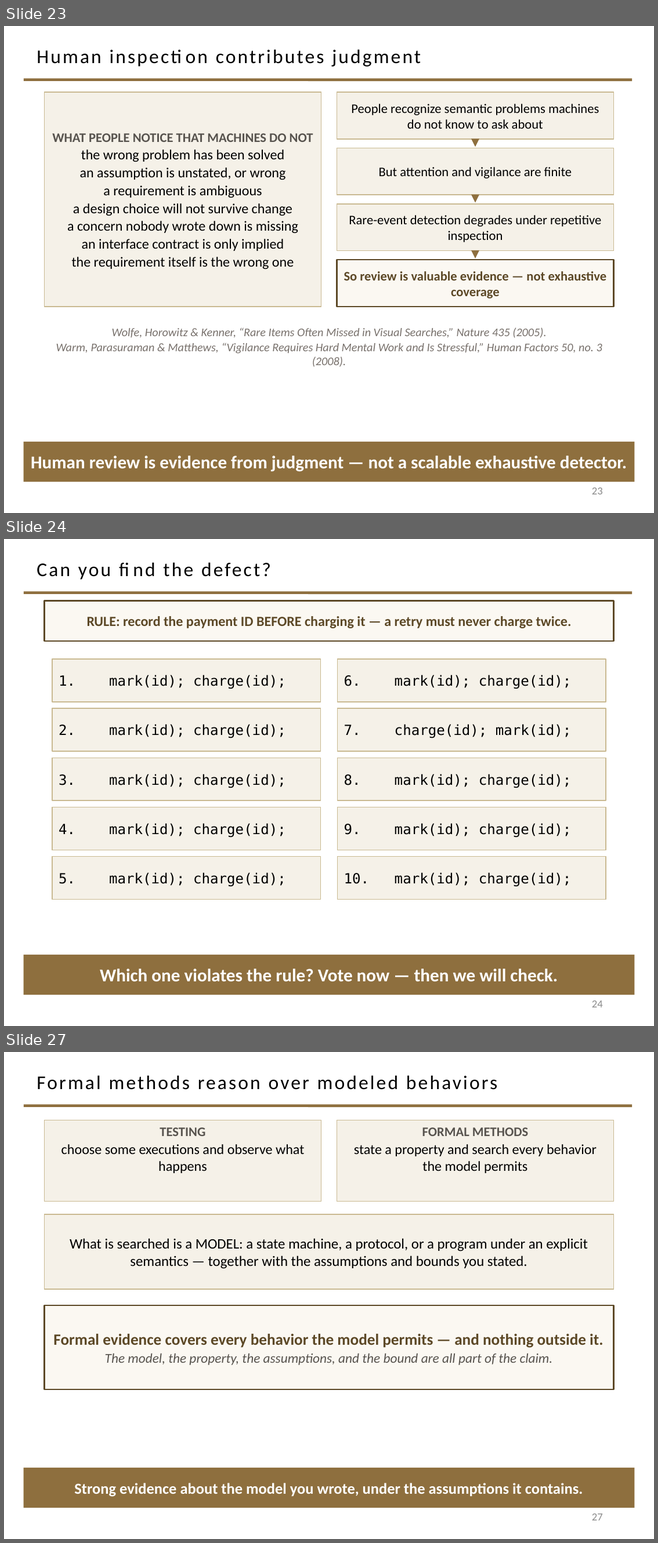
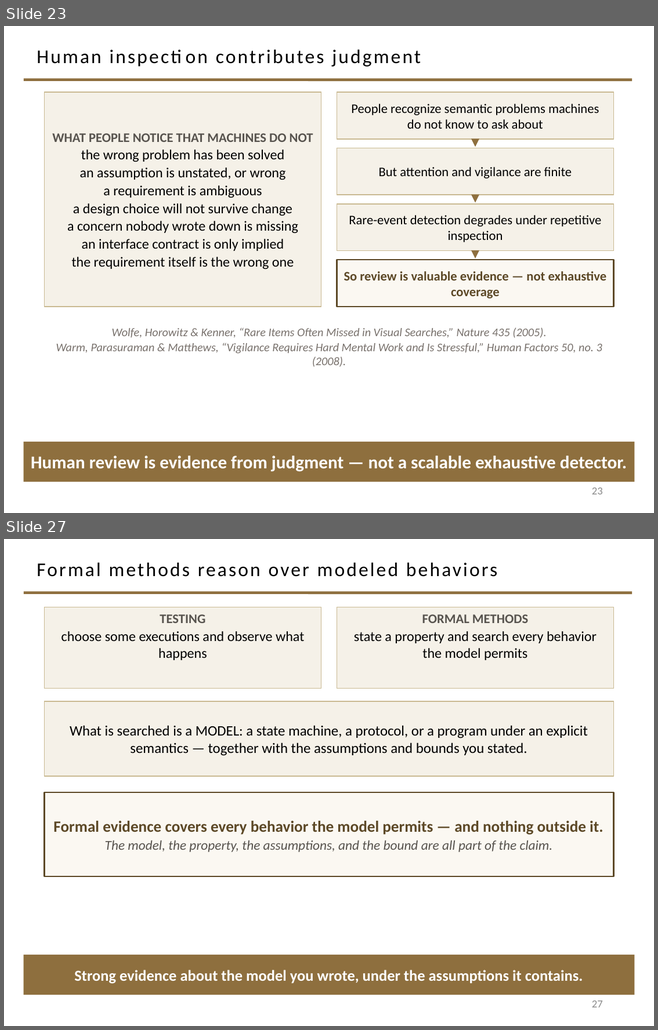
Before and after one commit to davisjam/model-based-agentic-software-engineering, a slide deck: course/lectures/act-1-foundations/08-validation/1-8-Validation.pptx. Shown one above the other, each under a label of ours: slides 23, 24 and 27 before the commit, slides 23 and 27 after it; the slides between them are not shown. The pictures are 658x1543 and 658x1030 pixels, drawn with LibreOffice and Linux fonts; fonts in the diff are those of the drawing; background and template pictures are left out. Boxes give left, top, right and bottom in pixels: in the first picture for what was removed or moved away, otherwise in the second. Text is boxed around its words. In the diff, an @@ line names an element or a change of style, - is before the commit and + after.

```diff
--- a/course/lectures/act-1-foundations/08-validation/1-8-Validation.pptx
+++ b/course/lectures/act-1-foundations/08-validation/1-8-Validation.pptx
@@ slide 24 removed at [4, 539, 654, 1026], background #FFFFFF; not listed: 1 template element that a slide beside it also shows @@
@@ title removed at [36, 562, 271, 580] @@
-Can you find the defect?
@@ rectangle removed at [44, 600, 614, 641] @@
-RULE: record the payment ID BEFORE charging it — a retry must never charge twice.
@@ rectangle removed at [52, 659, 320, 702] @@
-1. mark(id); charge(id);
@@ rectangle removed at [338, 659, 605, 702] @@
-6. mark(id); charge(id);
@@ rectangle removed at [52, 708, 320, 751] @@
-2. mark(id); charge(id);
@@ rectangle removed at [338, 708, 605, 751] @@
-7. charge(id); mark(id);
@@ rectangle removed at [52, 758, 320, 801] @@
-3. mark(id); charge(id);
@@ rectangle removed at [338, 758, 605, 801] @@
-8. mark(id); charge(id);
@@ rectangle removed at [52, 808, 320, 850] @@
-4. mark(id); charge(id);
@@ rectangle removed at [338, 808, 605, 850] @@
-9. mark(id); charge(id);
@@ rectangle removed at [52, 857, 320, 900] @@
-5. mark(id); charge(id);
@@ rectangle removed at [338, 857, 605, 900] @@
-10. mark(id); charge(id);
@@ rectangle removed at [24, 955, 634, 995] @@
-Which one violates the rule? Vote now — then we will check.
@@ page number removed at [592, 1001, 603, 1008] @@
-24
```
Also in this commit, not shown: 2 slides changed, 2 slides added, 1 other slide removed.
